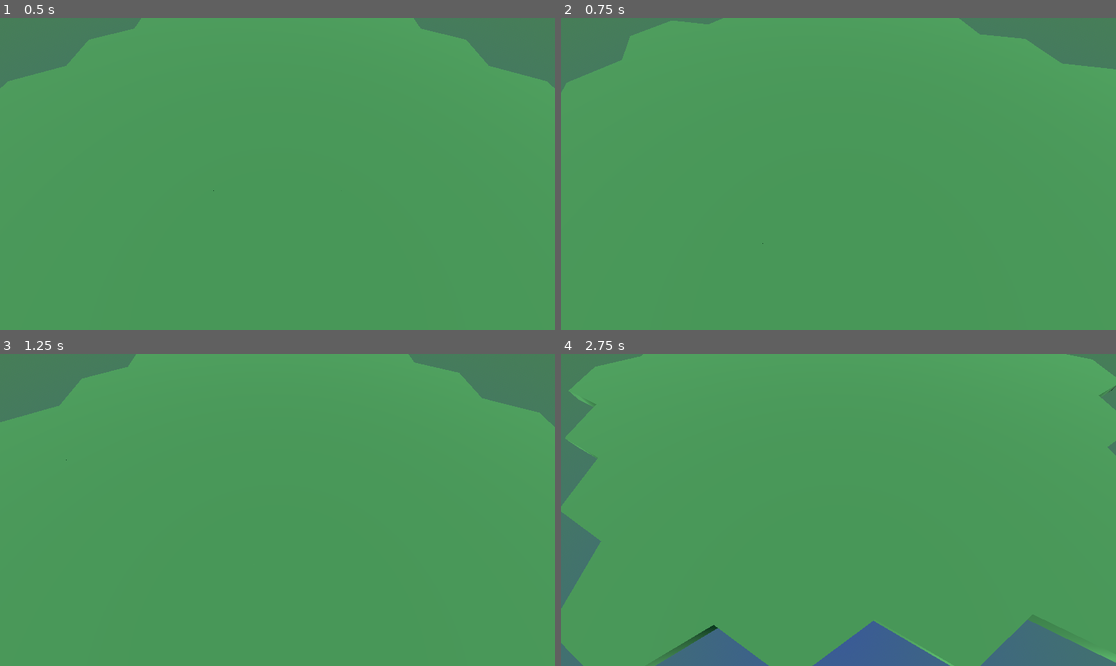
Above: before the commit, frames 1-4 (two rows, left to right).
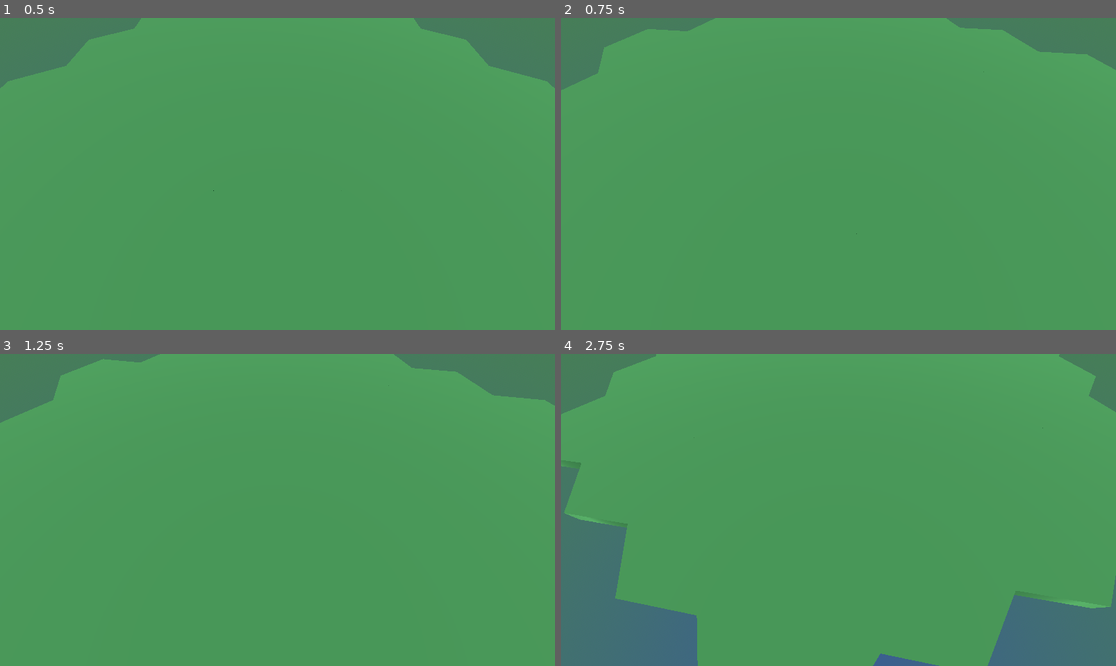
Above: after the commit, the same moments.

Repository: nheeb/spell-tactics
Game: Godot game, scene res://Prototype/SerializationTest.tscn
Two runs of this game, one before a commit and one after it. Both use one fixed random seed, a clock stepped at 60 frames per second and the inputs below. This scene is started directly instead of the project's main scene.
Inputs (mouse positions are in pixels of both pictures, inside the frame that each line leads up to):
- Up to frame 1 (0.5 s): no input
- Up to frame 2 (0.75 s): tap Enter at 0.5 s; move the mouse to (810, 236) at 0.52 s; hold Q (rotate_camera_anticlockwise) from 0.53 s (still down); click (810, 236) at 0.67 s
- Up to frame 3 (1.25 s): keep holding Q (rotate_camera_anticlockwise); tap E (rotate_camera_clockwise) at 0.8 s
- Up to frame 4 (2.75 s): move the mouse to (1005, 556) at 1.27 s; release Q (rotate_camera_anticlockwise) at 1.28 s; tap E (rotate_camera_clockwise) at 1.35, 2.3 s; click (1005, 556) at 1.42 s; tap Q (rotate_camera_anticlockwise) at 1.55 s; tap Space at 2 s; move the mouse to (672, 463) at 2.02 s; hold S (move_camera_backwards) from 2.03 s (still down); click (672, 463) at 2.17 s

Frame 1 is identical in both runs. In frame 2, 1.1% of the frame differs, in the area x 0-100%, y 0-73%; in frame 3, 1.5%; in frame 4, 13%, in the area x 0-100%, y 0-100%.

Commit message:
camera rotation with mouse wheel pressed

Diff:
--- a/Prototype/GameCamera.gd
+++ b/Prototype/GameCamera.gd
@@ -4,7 +4,7 @@
 var rotation_input := 0.0
 @export var move_acceleration := 30.0
 ## degrees per second
-@export var rotation_velocity := 100.0
+@export var rotation_velocity := 130.0
 @export var damping := .03
 
 
@@ -13,9 +13,16 @@
 var zoom_velocity := 0.0
 @export var zoom_factor := 5.0
 @export var zoom_damping := 0.01
+@export var mouse_rotation_factor := .3
 
 func _ready() -> void:
 	zoom_pivot.position.y = camera_zoom
+
+
+func _unhandled_input(event: InputEvent) -> void:
+	if event is InputEventMouseMotion:
+		if event.button_mask & MOUSE_BUTTON_MASK_MIDDLE:
+			rotation_input += event.relative.x * mouse_rotation_factor
 
 func _physics_process(delta: float) -> void:
 	# x-z movement
@@ -25,8 +32,9 @@
 	global_position += velocity * delta
 
 	# rotation
-	rotation_input = delta * rotation_velocity * (Input.get_action_strength("rotate_camera_clockwise") - Input.get_action_strength("rotate_camera_anticlockwise"))
+	rotation_input += delta * rotation_velocity * (Input.get_action_strength("rotate_camera_clockwise") - Input.get_action_strength("rotate_camera_anticlockwise"))
 	rotate_y(deg_to_rad(rotation_input))
+	rotation_input = 0.0
 
 	# zoom
 	if Input.is_action_just_released("zoom_camera_out"):
--- a/Prototype/Prototyping.gd
+++ b/Prototype/Prototyping.gd
@@ -41,6 +41,7 @@
 			$Level.tiles[location.x][location.y].set_highlight(Highlight.Type.Movement, true)
 	print(search.path)
 
+
 @onready var mouse_ray := %MouseRaycast
 var currently_hovering: Tile = null
 func _physics_process(delta: float) -> void:
@@ -75,6 +76,7 @@
 		Events.tile_clicked.emit(currently_hovering)
 
 
+
 func _on_move_rock_button_pressed() -> void:
 	$Level.move_entity($Level.find_entity(ent_type), $Level.tiles[5][4])
 
